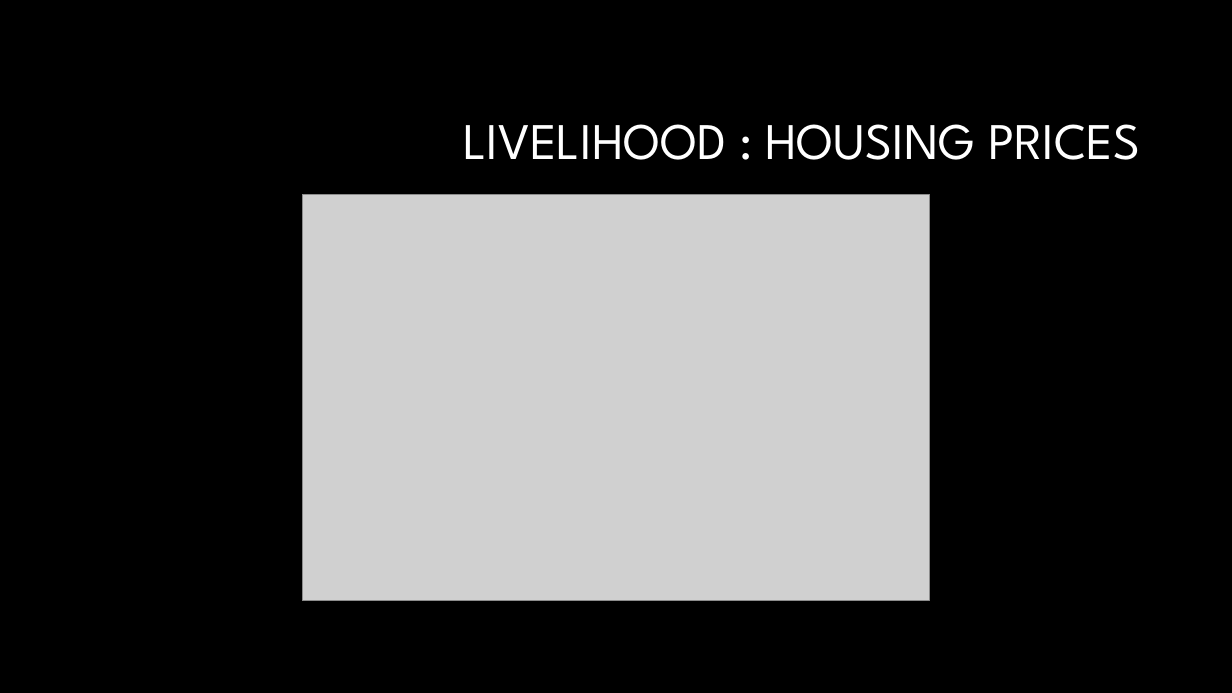
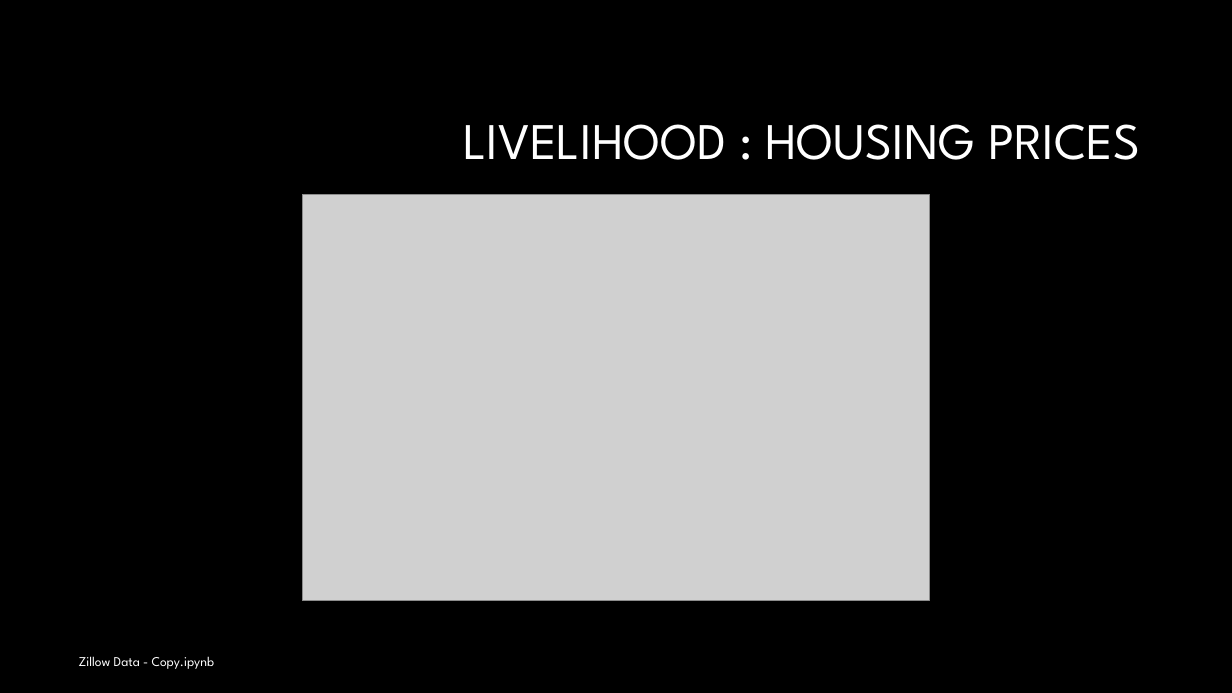
Before and after one commit to JANSSOC/Group6_Project, a slide deck: slide 6 of Group Project one .pptx (slide 5 before the commit). Drawn at 1232x693 pixels with LibreOffice and Linux fonts; fonts in the diff are those of the drawing; grey boxes stand for pictures; background and template pictures are left out. Boxes give left, top, right and bottom in pixels: in the first picture for what was removed or moved away, otherwise in the second. Text is boxed around its words. In the diff, an @@ line names an element or a change of style, - is before the commit and + after.

```diff
--- a/Group Project one .pptx
+++ b/Group Project one .pptx
@@ text added at (79,656,215,669), 10.5 pt, text #FFFFFF @@
+Zillow Data - Copy.ipynb
```
Also in this commit, not shown: 9 other slides changed, 1 slide added.
